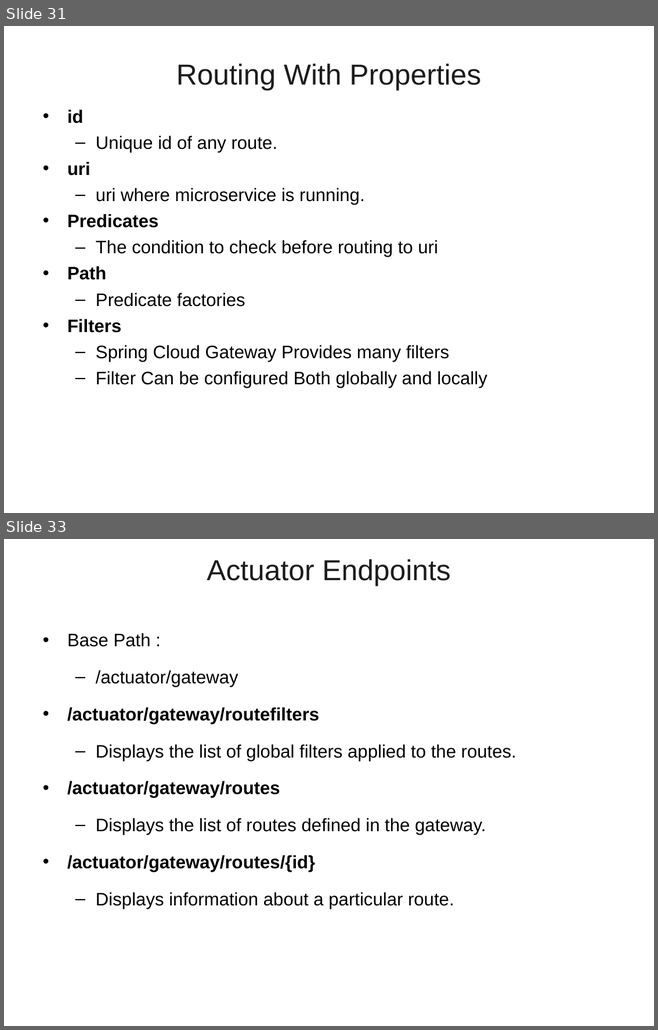
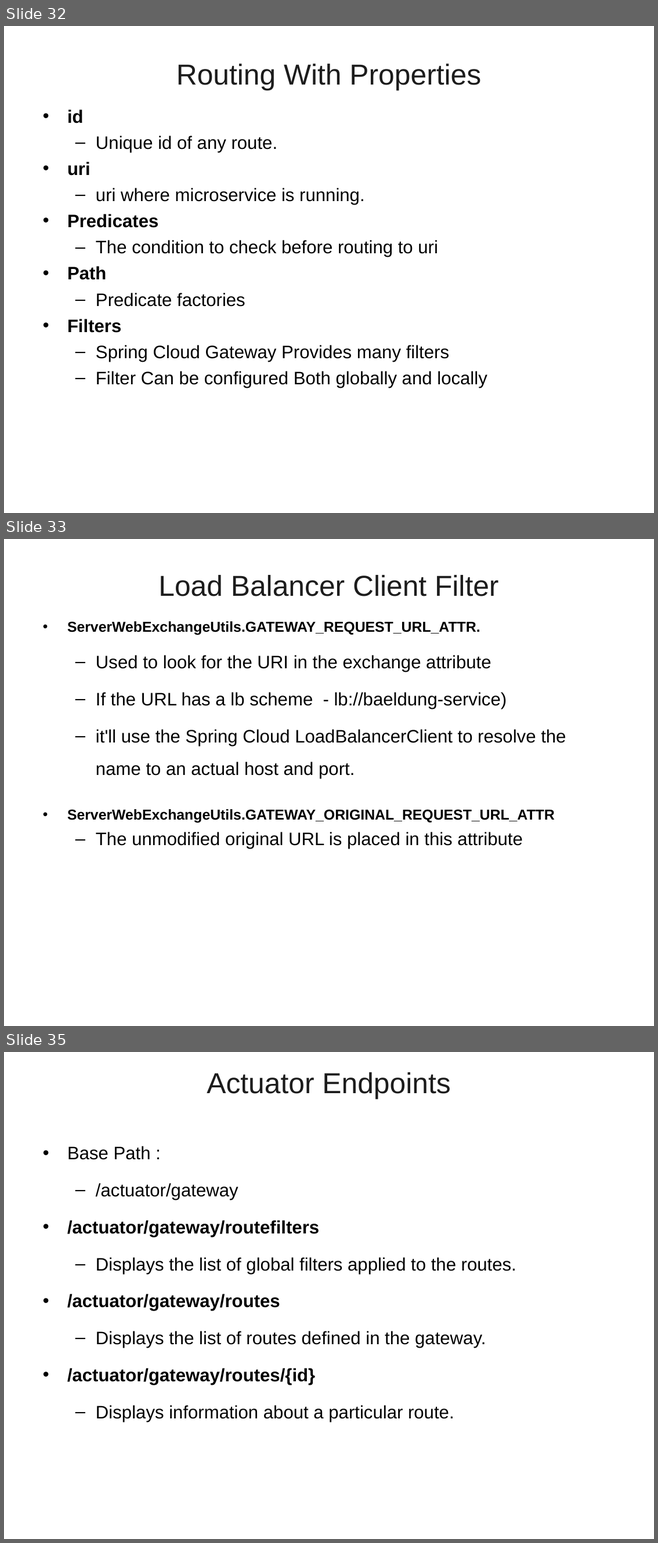
Before and after one commit to vatsank/spring_presentations, a slide deck: SpringMicroService_Module2_Ver02.ppt. Shown one above the other, each under a label of ours: slides 31 and 33 before the commit, slides 32, 33 and 35 after it; the slides between them are not shown. The pictures are 658x1030 and 658x1543 pixels, drawn with LibreOffice and Linux fonts; fonts in the diff are those of the drawing; background and template pictures are left out. Boxes give left, top, right and bottom in pixels: in the first picture for what was removed or moved away, otherwise in the second. Text is boxed around its words. In the diff, an @@ line names an element or a change of style, - is before the commit and + after.

```diff
--- a/SpringMicroService_Module2_Ver02.ppt
+++ b/SpringMicroService_Module2_Ver02.ppt
@@ slide 33 added at box(4, 539, 654, 1026), background picture (left out) @@
@@ title added at box(158, 575, 499, 596), 32 pt, text #1C1C1C @@
+Load Balancer Client Filter
@@ text added at box(67, 621, 565, 849), 20 pt, text #000000 @@
+• ServerWebExchangeUtils.GATEWAY_REQUEST_URL_ATTR.
+  – Used to look for the URI in the exchange attribute
+  – If the URL has a lb scheme - lb://baeldung-service)
+  – it'll use the Spring Cloud LoadBalancerClient to resolve the name to an actual host and port.
+• ServerWebExchangeUtils.GATEWAY_ORIGINAL_REQUEST_URL_ATTR
+  – The unmodified original URL is placed in this attribute
@@ what was slide 31 is now slide 32 @@
@@ what was slide 33 is now slide 35 @@
```
Also in this commit, not shown: 10 slides changed, 30 other slides added.
